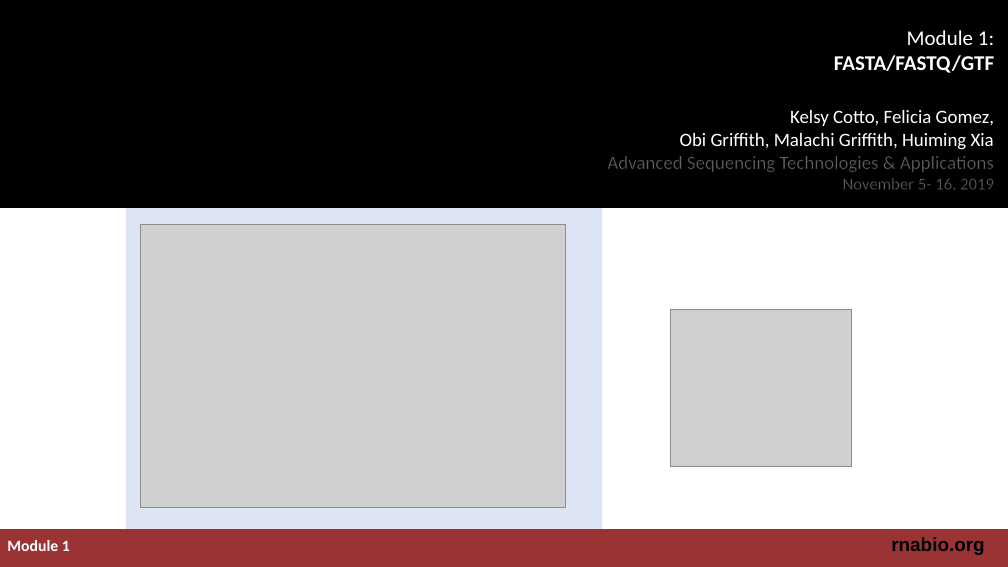
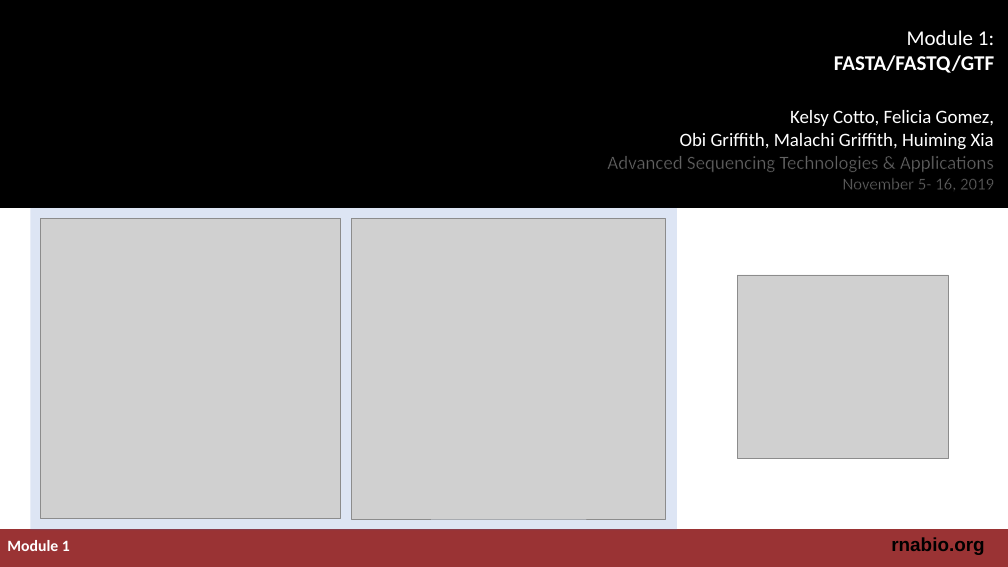
Before and after one commit to griffithlab/rnabio.org, a slide deck: slide 1 of assets/lectures/cshl/2019/mini/RNASeq_MiniLecture_01_01_FASTA_FASTQ_GTF.pptx. Drawn at 1008x567 pixels with LibreOffice and Linux fonts; fonts in the diff are those of the drawing; grey boxes stand for pictures; background and template pictures are left out. Boxes give left, top, right and bottom in pixels: in the first picture for what was removed or moved away, otherwise in the second. Text is boxed around its words. In the diff, an @@ line names an element or a change of style, - is before the commit and + after.

```diff
--- a/assets/lectures/cshl/2019/mini/RNASeq_MiniLecture_01_01_FASTA_FASTQ_GTF.pptx
+++ b/assets/lectures/cshl/2019/mini/RNASeq_MiniLecture_01_01_FASTA_FASTQ_GTF.pptx
@@ rectangle: place and size @@
-rectangle at (126, 208, 603, 530)
+rectangle at (30, 208, 677, 530)
@@ picture added at (40, 219, 340, 519) @@
@@ picture removed at (141, 224, 565, 507) @@
@@ picture added at (352, 219, 665, 520) @@
@@ picture: place and size @@
-picture at (671, 310, 851, 467)
+picture at (737, 275, 949, 459)
```
Also in this commit, not shown: 10 other files.
